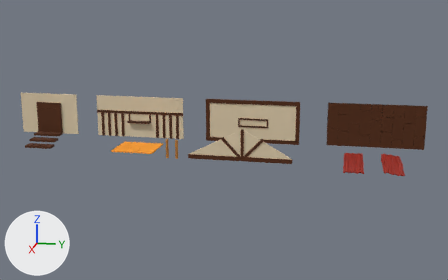
Before and after pictures for a commit that changed the Blender file Blender/BeachTown/BeachTown.blend.
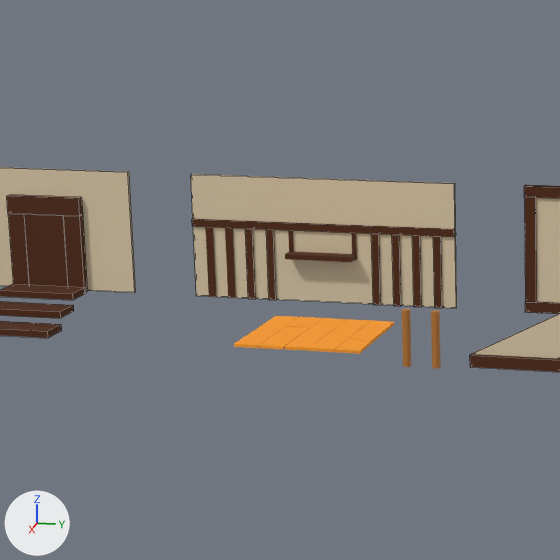
There are two pictures of each version: one whole from a 50 mm camera at (475.6, 244.0, 119.2) aimed at (60.5, 160.9, 15.4), one close up on the part from 8% to 49% of the width and 14% to 79% of the height. The lights are fixed; the arrows at lower left show +X, +Y and +Z. The older version's two pictures come first. The close-ups show mesh edges as thin lines.

The first close-up shows 'Cube', 'Cube.019', 'Cube.020', 'Cube.021', 'Door', 'Door.001', 'Door.003', 'Door.005', 'DoorWall', 'DoorWall.001', 'DoorWall.002', 'Plane.001' and 18 more.
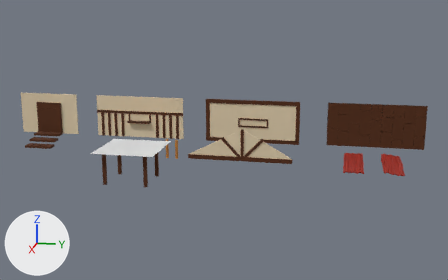
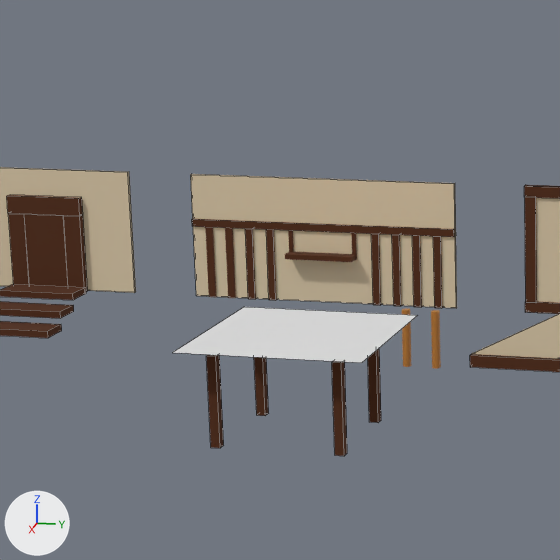
What differs and where, as boxes (x1, y1, x2, y2) in the close-ups (560 x 560 px):
'Plane.003', added
    after: (172, 307, 417, 363)
'Cube.029', added (brown)
    after: (206, 355, 224, 448)
'Cube.028', added (brown)
    after: (332, 361, 347, 456)
'Cube.027', added (brown)
    after: (368, 349, 381, 423)
'Cube.026', added (brown)
    after: (254, 357, 269, 416)
'Plane.001', unchanged, covered by the edit
    before: (234, 316, 394, 354)

The change, as a diff of the scene's bpy script:
```diff
--- a/Blender/BeachTown/BeachTown.blend.py
+++ b/Blender/BeachTown/BeachTown.blend.py
@@ ob_plane_003 @@
+ob_plane_003 = bpy.data.objects.new('Plane.003', me_plane.copy())  # the mesh of ob_plane
+ob_plane_003.location = (113.4, 112.3, 21.0)
+ob_plane_003.scale = (19.7, 19.7, 19.7)
@@ ob_cube_029 @@
+ob_cube_029 = bpy.data.objects.new('Cube.029', me_cube_025.copy())  # the mesh of ob_cube_021
+ob_cube_029.location = (126.3, 98.4, 9.4)
+ob_cube_029.scale = (1.0, 1.0, 9.71)
@@ ob_cube_028 @@
+ob_cube_028 = bpy.data.objects.new('Cube.028', me_cube_025.copy())  # the mesh of ob_cube_021
+ob_cube_028.location = (126.3, 124.9, 9.4)
+ob_cube_028.scale = (1.0, 1.0, 9.71)
@@ ob_cube_027 @@
+ob_cube_027 = bpy.data.objects.new('Cube.027', me_cube_025.copy())  # the mesh of ob_cube_021
+ob_cube_027.location = (103.2, 124.9, 9.4)
+ob_cube_027.scale = (1.0, 1.0, 9.71)
@@ ob_cube_026 @@
+ob_cube_026 = bpy.data.objects.new('Cube.026', me_cube_025.copy())  # the mesh of ob_cube_021
+ob_cube_026.location = (103.2, 99.5, 9.4)
+ob_cube_026.scale = (1.0, 1.0, 9.71)
```
